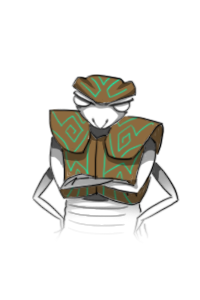
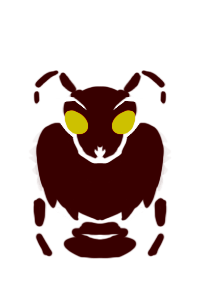
Two versions of the same layered image (w=200, h=300). Layer-by-layer changes:
hid group "ArmorEnemyCard" (6 layers) over left=29, top=70, right=180, bottom=258
painted on "line" (1st of 3, in "ArmorEnemyCard") over left=29, top=70, right=180, bottom=258
painted on "dark shadow" (1st of 3, in "ArmorEnemyCard") over left=30, top=82, right=164, bottom=211
painted on "shadow" (1st of 3, in "ArmorEnemyCard") over left=29, top=70, right=180, bottom=236
painted on "Слой 51" over left=37, top=70, right=156, bottom=215
painted on "armor" over left=36, top=70, right=167, bottom=213
showed "1 lvl Enemy", painted on it over left=29, top=70, right=172, bottom=259
